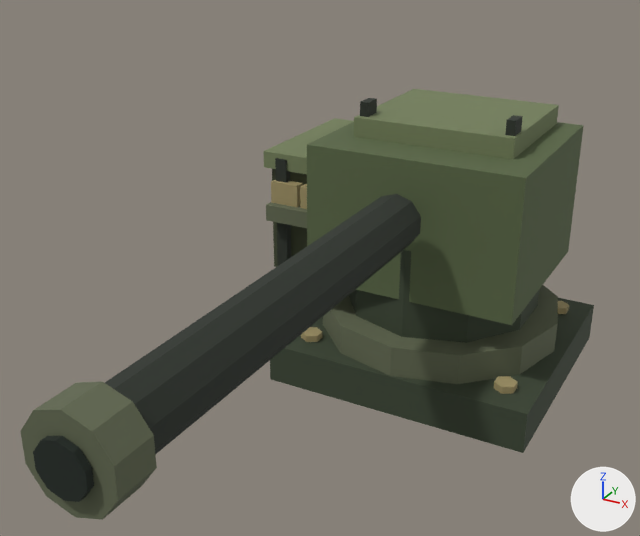
Two versions of the OBJ model assets/models/equipment/turret.obj, one commit apart.
Both versions are drawn from a camera (50 mm lens) standing at (0.86, -2.33, 1.38) and looking at (-0.14, -0.52, 0.48). Every picture has the same lights, and +X, +Y and +Z are marked at lower right. The older version comes first. Where no turn or scale is listed for an object, it has been applied to the vertices.

In view in the first picture: 'BASE', 'MOVING'.
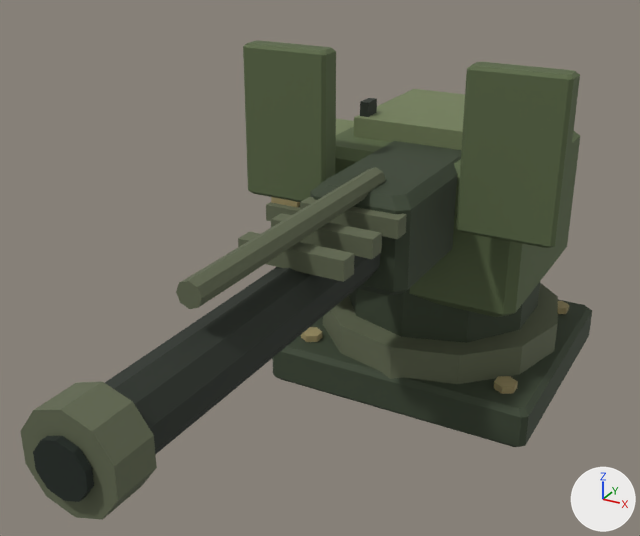
Where the change shows, as pixel boxes [x1, y1, x2, y2] in the pictures (640 x 536 px):
'MOVING', reshaped (11% taller)
    before: [20, 89, 584, 520]
    after: [20, 41, 580, 520]
part 1 of me_moving, added (green)
    after: [176, 167, 386, 309]
part 2 of me_moving, added (green)
    after: [300, 197, 407, 239]
part 3 of me_moving, added (green)
    after: [271, 213, 382, 259]
part 4 of me_moving, added (green)
    after: [238, 232, 354, 282]
part 5 of me_moving, rebuilt (not visible afterwards)
    before: [272, 169, 307, 267]
part 6 of me_moving, rebuilt
    before: [307, 122, 584, 325]
    after: [335, 127, 580, 317]
part 7 of me_moving, added
    after: [310, 141, 461, 295]
part 8 of me_moving, added (green)
    after: [243, 41, 336, 202]
part 9 of me_moving, added (green)
    after: [456, 62, 580, 248]

The edits, one by one:
me_moving is used by ob_moving; location (0.0, 0.0, 0.0).
me_moving had 168 vertices, 276 faces and spanned x -0.53..0.31, y -1.56..0.32, z 0.13..0.81.
me_moving now has 424 vertices, 744 faces and spans x -0.53..0.42, y -1.56..0.64, z 0.13..1.0.
me_moving part 1: a new loose piece, an 8-sided cylinder along y spanning x -0.027..0.027, y -1.23..-0.49, z 0.703..0.757, in mat_military_equipment_palette (picture img_palette_png).
me_moving part 2: a new loose piece, a box spanning x -0.125..0.125, y -0.632..-0.587, z 0.648..0.693, in mat_military_equipment_palette (picture img_palette_png).
me_moving part 3: a new loose piece, a box spanning x -0.125..0.125, y -0.762..-0.717, z 0.648..0.693, in mat_military_equipment_palette (picture img_palette_png).
me_moving part 4: a new loose piece, a box spanning x -0.125..0.125, y -0.892..-0.847, z 0.648..0.693, in mat_military_equipment_palette (picture img_palette_png).
me_moving part 5: the loose piece of 8 vertices spanning x -0.51..-0.28, y -0.13..0.29, z 0.25..0.58 is rebuilt with 32 vertices and now spans x -0.51..-0.28, y -0.13..0.29, z 0.25..0.58.
me_moving part 6: the loose piece of 8 vertices spanning x -0.31..0.31, y -0.28..0.29, z 0.32..0.72 is rebuilt with 32 vertices and now spans x -0.31..0.31, y -0.28..0.29, z 0.32..0.72.
me_moving part 7: a new loose piece of 32 vertices spanning x -0.13..0.13, y -0.6..0.12, z 0.47..0.73, in mat_military_equipment_palette (picture img_palette_png).
me_moving part 8: a new loose piece of 32 vertices spanning x -0.42..-0.18, y -0.41..-0.34, z 0.6..1.0, in mat_military_equipment_palette (picture img_palette_png).
me_moving part 9: a new loose piece of 32 vertices spanning x 0.18..0.42, y -0.41..-0.34, z 0.6..1.0, in mat_military_equipment_palette (picture img_palette_png).
Other edits to the shape of me_moving do not show in these pictures.
